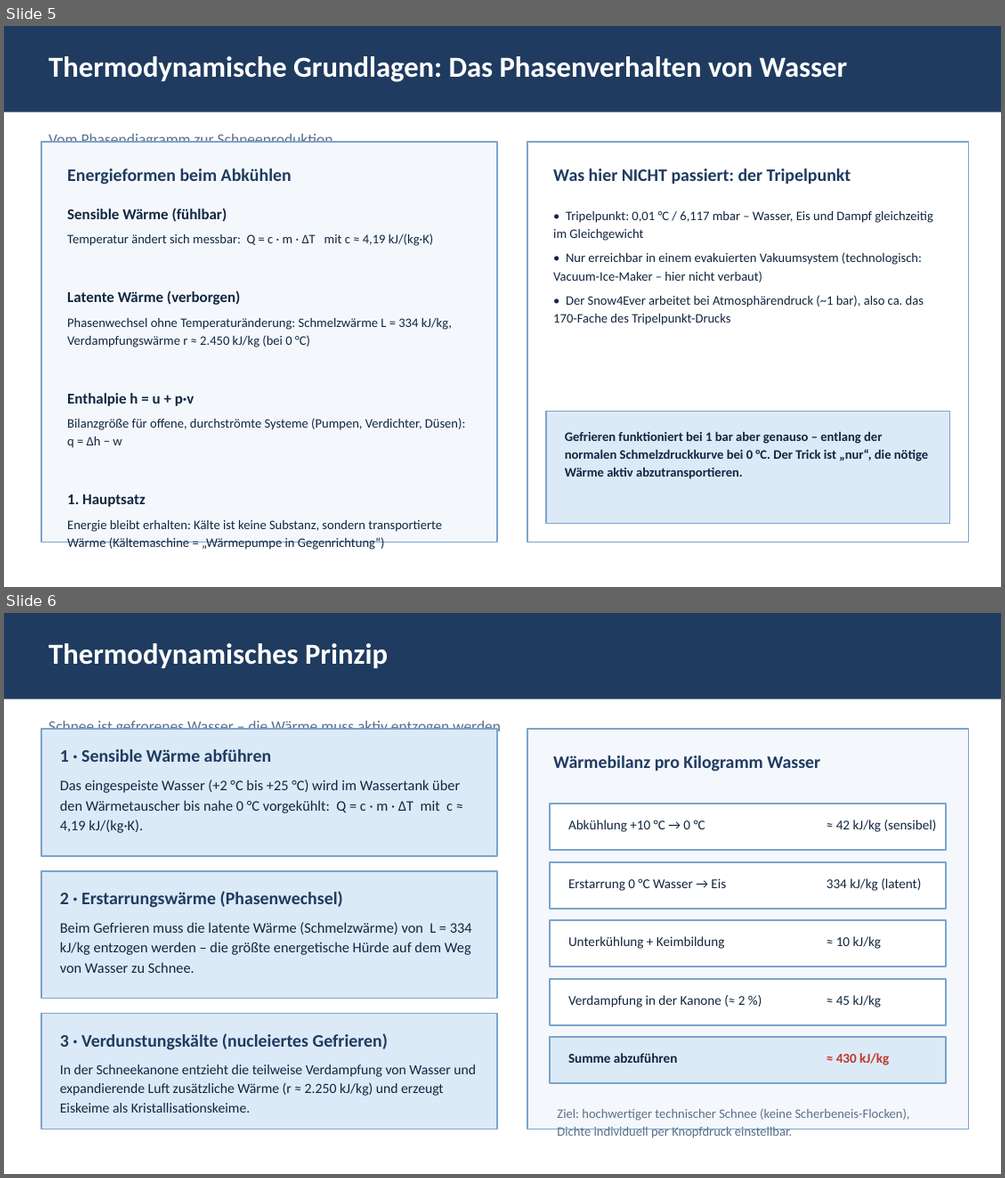
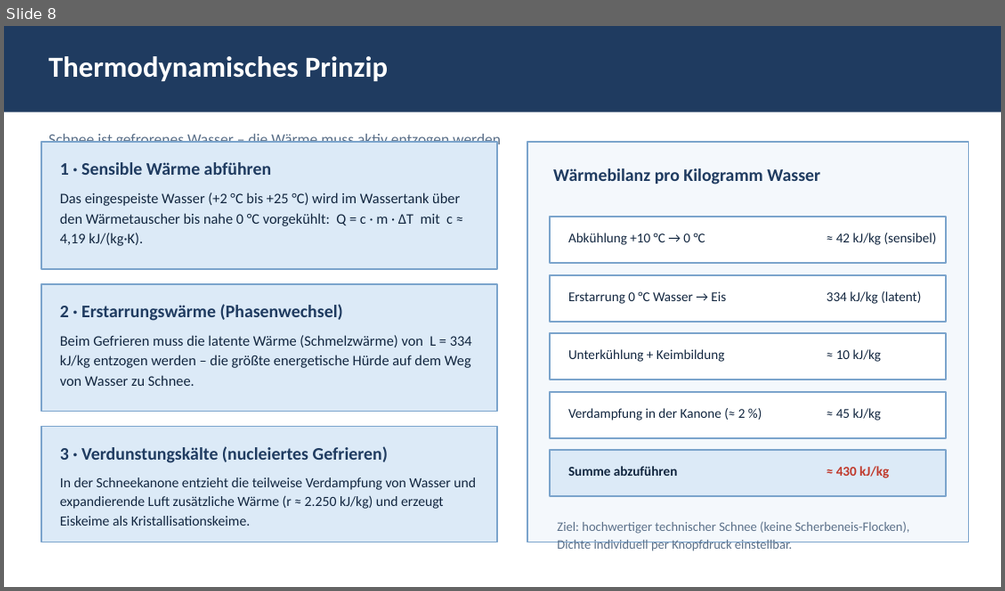
Before and after one commit to pgruberpg6-commits/Snow4ever, a slide deck: snow4ever200_thermodynamik.pptx. Shown one above the other, each under a label of ours: slides 5 and 6 before the commit, slide 8 after it. The pictures are 1005x1178 and 1005x591 pixels, drawn with LibreOffice and Linux fonts; fonts in the diff are those of the drawing. Boxes give left, top, right and bottom in pixels: in the first picture for what was removed or moved away, otherwise in the second. Text is boxed around its words. In the diff, an @@ line names an element or a change of style, - is before the commit and + after.

Commit message:
Hauptsatz-Folien: 1./2./3. Hauptsatz jeweils als eigene Folie (16 Folien beibehalten)

```diff
--- a/snow4ever200_thermodynamik.pptx
+++ b/snow4ever200_thermodynamik.pptx
@@ slide 5 removed at (4,26,1001,587), background #FFFFFF @@
@@ rectangle removed at (4,26,1001,112) @@
@@ text removed at (48,56,848,82) @@
-Thermodynamische Grundlagen: Das Phasenverhalten von Wasser
@@ rectangle removed at (41,142,498,542) @@
@@ text removed at (48,134,333,143) @@
-Vom Phasendiagramm zur Schneeproduktion
@@ rectangle removed at (527,142,969,542) @@
@@ text removed at (67,168,291,184) @@
-Energieformen beim Abkühlen
@@ text removed at (553,168,851,184) @@
-Was hier NICHT passiert: der Tripelpunkt
@@ text removed at (67,208,465,532) @@
-Sensible Wärme (fühlbar)
-Temperatur ändert sich messbar: Q = c · m · ΔT mit c ≈ 4,19 kJ/(kg·K)
-Latente Wärme (verborgen)
-Phasenwechsel ohne Temperaturänderung: Schmelzwärme L = 334 kJ/kg, Verdampfungswärme r ≈ 2.450 kJ/kg (bei 0 °C)
-Enthalpie h = u + p·v
-Bilanzgröße für offene, durchströmte Systeme (Pumpen, Verdichter, Düsen): q = Δh − w
-1. Hauptsatz
-Energie bleibt erhalten: Kälte ist keine Substanz, sondern transportierte Wärme (Kältemaschine = „Wärmepumpe in Gegenrichtung“)
@@ text removed at (553,211,933,325) @@
-• Tripelpunkt: 0,01 °C / 6,117 mbar – Wasser, Eis und Dampf gleichzeitig im Gleichgewicht
-• Nur erreichbar in einem evakuierten Vakuumsystem (technologisch: Vacuum-Ice-Maker – hier nicht verbaut)
-• Der Snow4Ever arbeitet bei Atmosphärendruck (~1 bar), also ca. das 170-Fache des Tripelpunkt-Drucks
@@ rectangle removed at (546,411,950,524) @@
@@ text removed at (565,431,928,479) @@
-Gefrieren funktioniert bei 1 bar aber genauso – entlang der normalen Schmelzdruckkurve bei 0 °C. Der Trick ist „nur“, die nötige Wärme aktiv abzutransportieren.
@@ what was slide 6 is now slide 8 @@
```
Also in this commit, not shown: 3 slides added, 2 other slides removed.
